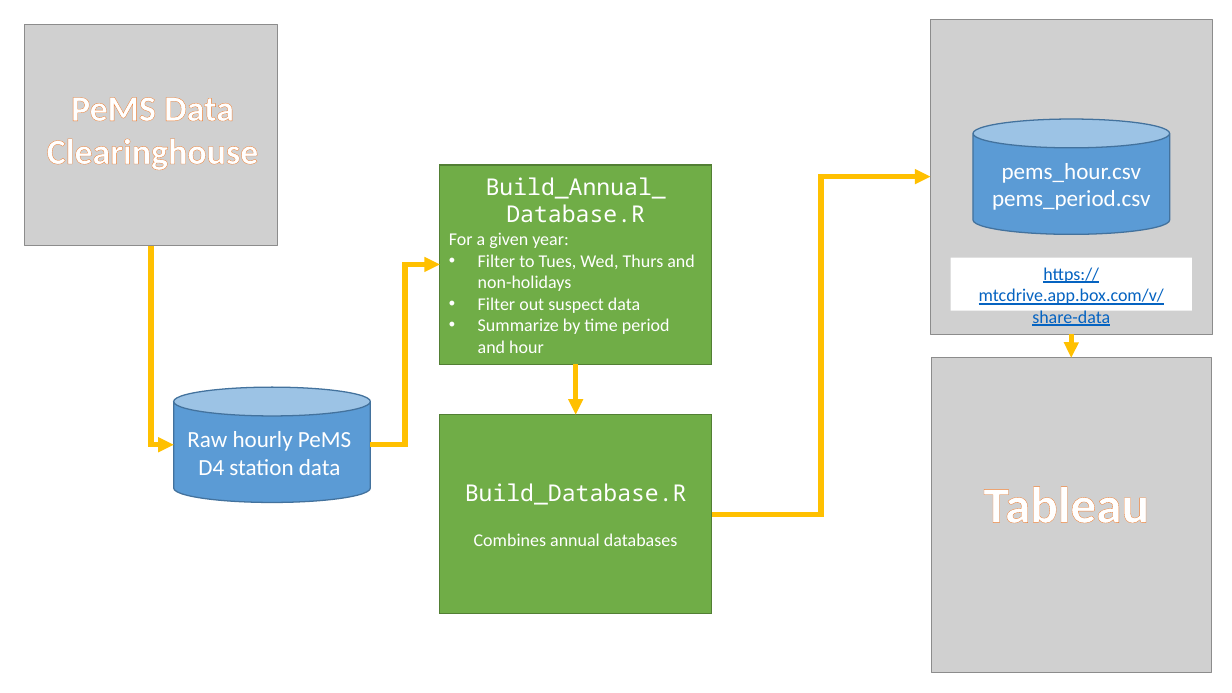
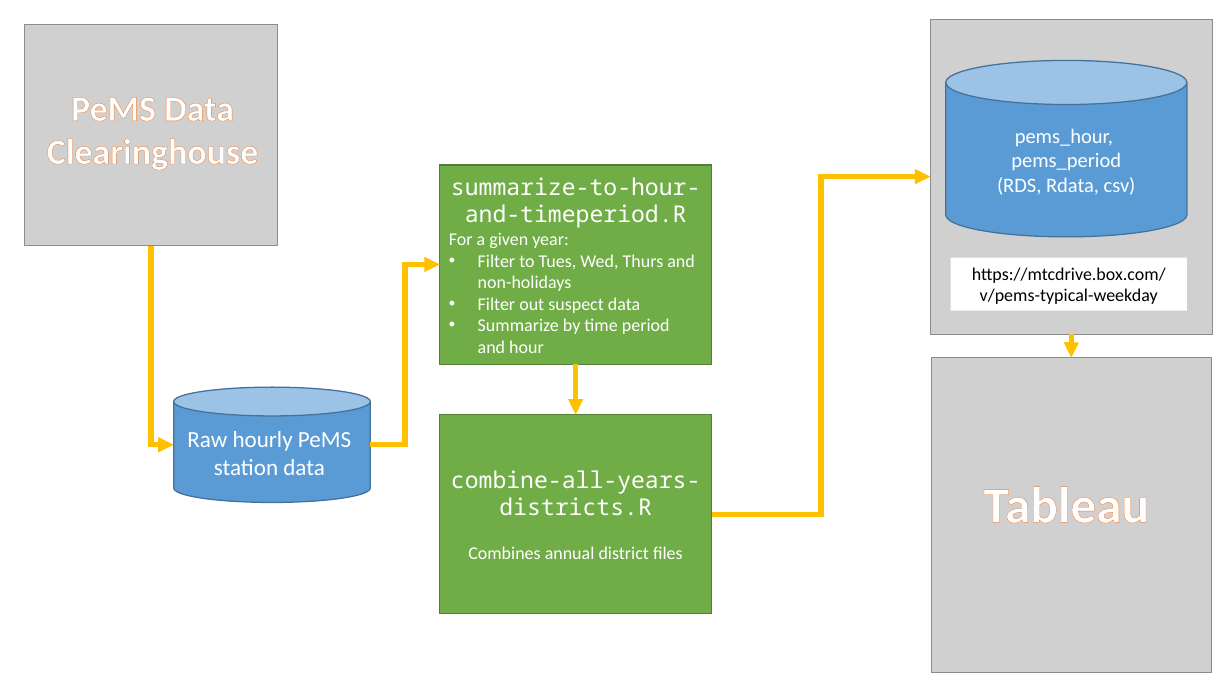
Before and after one commit to BayAreaMetro/pems-typical-weekday, a slide deck: slide 1 of docs/DataFlowDiagram.pptx. Drawn at 1232x693 pixels with LibreOffice and Linux fonts; fonts in the diff are those of the drawing; grey boxes stand for pictures. Boxes give left, top, right and bottom in pixels: in the first picture for what was removed or moved away, otherwise in the second. Text is boxed around its words. In the diff, an @@ line names an element or a change of style, - is before the commit and + after.

```diff
--- a/docs/DataFlowDiagram.pptx
+++ b/docs/DataFlowDiagram.pptx
@@ cylinder "pems_hour, pems_period (RDS, Rdata, csv)": place and size @@
-cylinder "pems_hour, pems_period (RDS, Rdata, csv)" at box(973, 119, 1170, 235)
+cylinder "pems_hour, pems_period (RDS, Rdata, csv)" at box(946, 60, 1188, 237)
@@ text in cylinder at box(997, 128, 1136, 195): text changed; size 18 to 16 pt @@
-pems_hour.csv
-pems_period.csv
+pems_hour,
+pems_period
+(RDS, Rdata, csv)
@@ text in rectangle at box(451, 177, 700, 228): text changed @@
-Build_Annual_ Database.R
+summarize-to-hour-and-timeperiod.R
@@ rectangle "https://mtcdrive.box.com/v/pems-typical-weekday": place and size @@
-rectangle "https://mtcdrive.box.com/v/pems-typical-weekday" at box(951, 258, 1192, 311)
+rectangle "https://mtcdrive.box.com/v/pems-typical-weekday" at box(951, 258, 1188, 311)
@@ text in rectangle at box(972, 267, 1166, 304): text changed; text colour #0563C1 to #000000 @@
-https://mtcdrive.app.box.com/v/share-data
+https://mtcdrive.box.com/v/pems-typical-weekday
@@ text in cylinder at box(214, 459, 325, 475): text changed @@
-D4 station data
+station data
@@ text in rectangle at box(451, 470, 700, 559): text changed; size 14 to 18 pt; font Calibri to Noto Sans Mono @@
-Build_Database.R
-Combines annual databases
+combine-all-years-districts.R
+Combines annual district files
```
Also in this commit, not shown: 3 other files.
